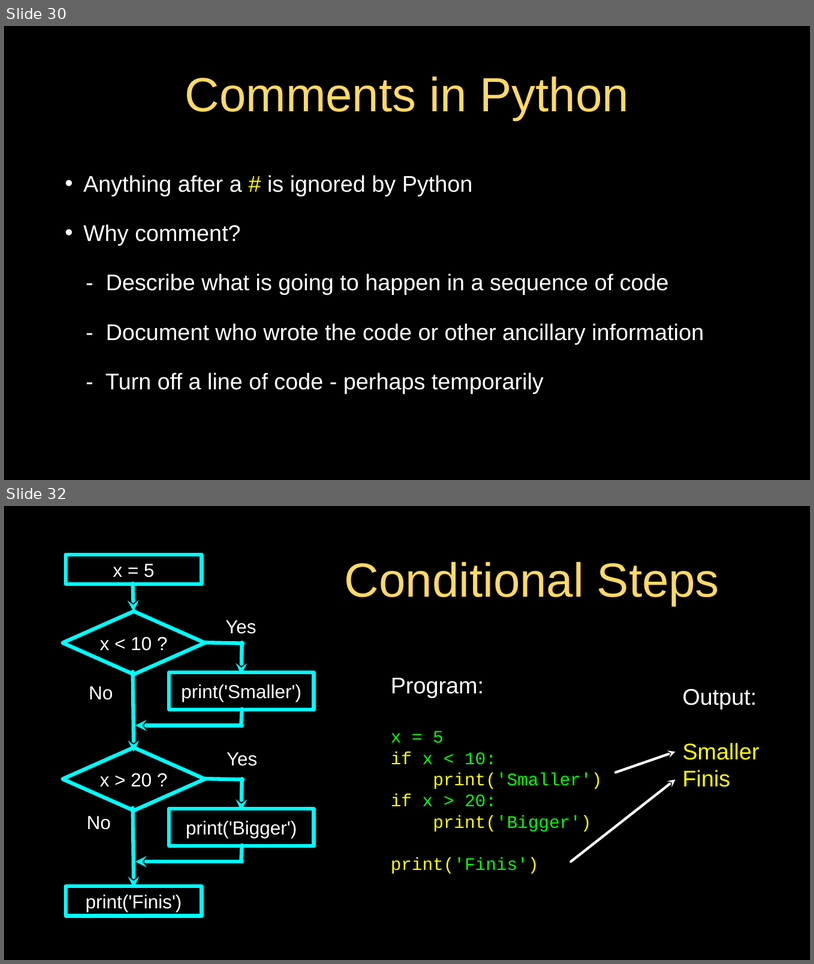
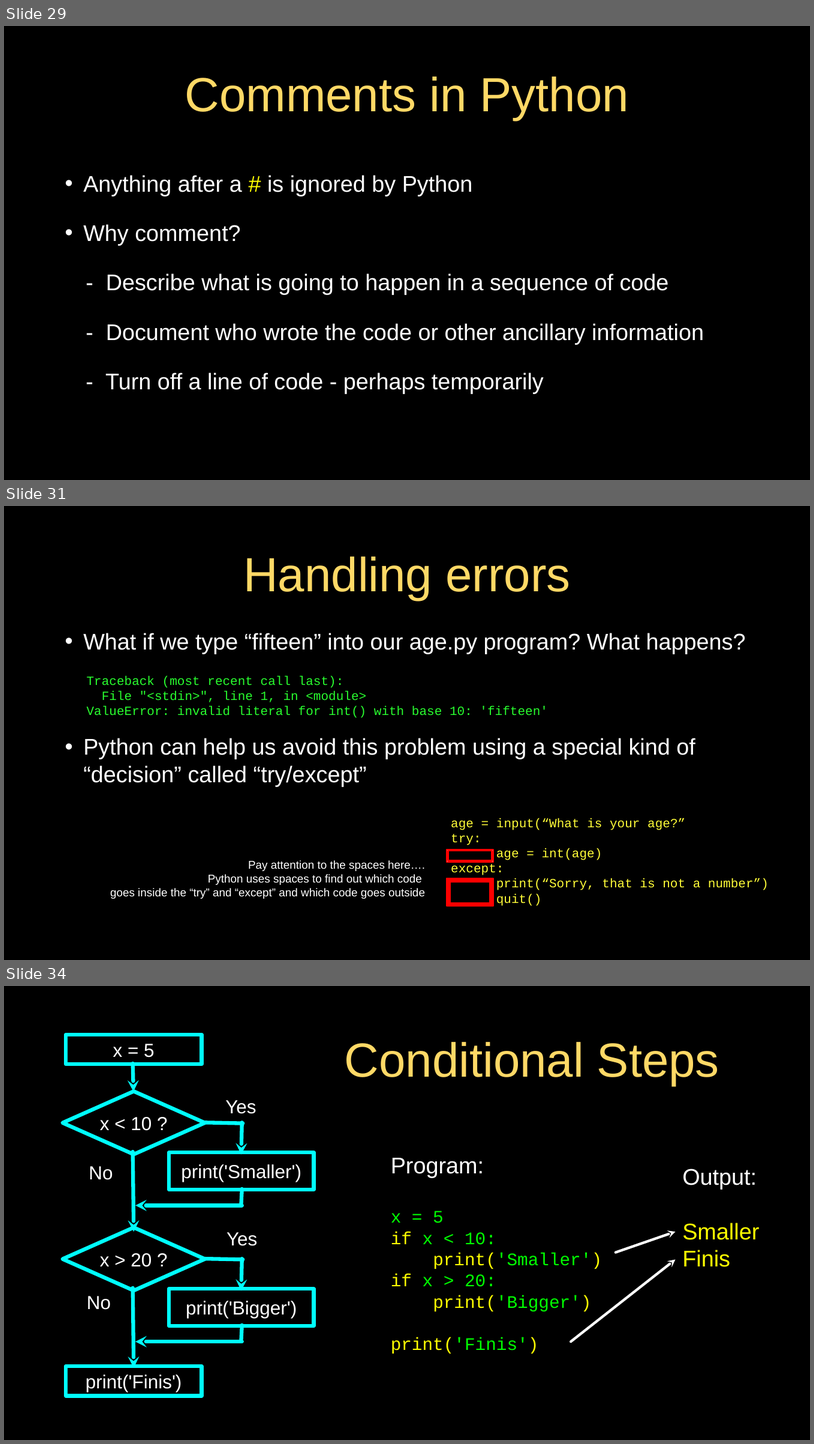
Before and after one commit to jeremypedersen/pythonlearn, a slide deck: slides/Pythonlearn-02-ExpressionsAndConditionals.pptx. Shown one above the other, each under a label of ours: slides 30 and 32 before the commit, slides 29, 31 and 34 after it; the slides between them are not shown. The pictures are 814x964 and 814x1444 pixels, drawn with LibreOffice and Linux fonts; fonts in the diff are those of the drawing. Boxes give left, top, right and bottom in pixels: in the first picture for what was removed or moved away, otherwise in the second. Text is boxed around its words. In the diff, an @@ line names an element or a change of style, - is before the commit and + after.

```diff
--- a/slides/Pythonlearn-02-ExpressionsAndConditionals.pptx
+++ b/slides/Pythonlearn-02-ExpressionsAndConditionals.pptx
@@ slide 31 added at [4,506,810,960], background #000000; not listed: 1 template element that a slide beside it also shows @@
@@ title added at [243,556,570,600], 76 pt, text #FFD966 @@
+Handling errors
@@ text added at [83,633,746,654], 36 pt, text #FFFFFF @@
+• What if we type “fifteen” into our age.py program? What happens?
@@ text added at [87,676,548,718], 20 pt, text #29FD2F @@
+Traceback (most recent call last):
+File "<stdin>", line 1, in <module>
+ValueError: invalid literal for int() with base 10: 'fifteen'
@@ text added at [83,738,695,786], 36 pt, text #FFFFFF @@
+• Python can help us avoid this problem using a special kind of “decision” called “try/except”
@@ text added at [451,818,769,906], 20 pt, text #FFFD38 @@
+age = input(“What is your age?”
+try:
+age = int(age)
+except:
+print(“Sorry, that is not a number”)
+quit()
@@ text added at [110,860,425,898], 18 pt, text #FFFFFF @@
+Pay attention to the spaces here….
+Python uses spaces to find out which code
+goes inside the “try” and “except” and which code goes outside
@@ frame added at [447,849,494,862], fill #BBE0E3, outline #FF0000 2 pt @@
@@ frame added at [447,878,494,906], fill #FF0000, outline #FF0000 2 pt @@
@@ what was slide 30 is now slide 29 @@
@@ what was slide 32 is now slide 34 @@
```
Also in this commit, not shown: 7 slides changed, 4 other slides added, 12 slides removed, 2 other files.
